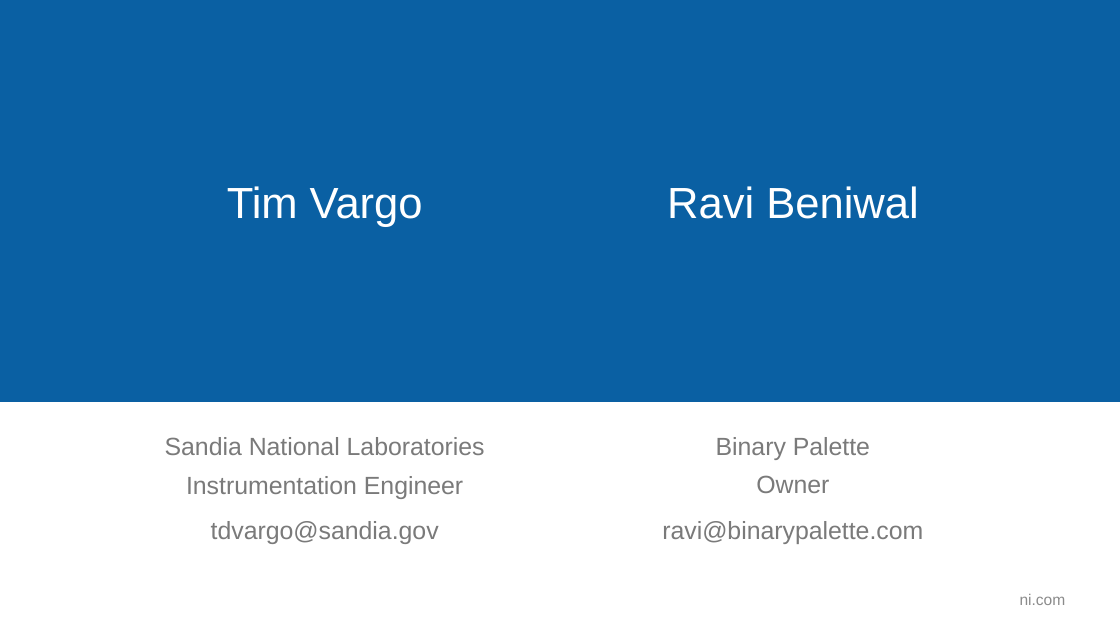
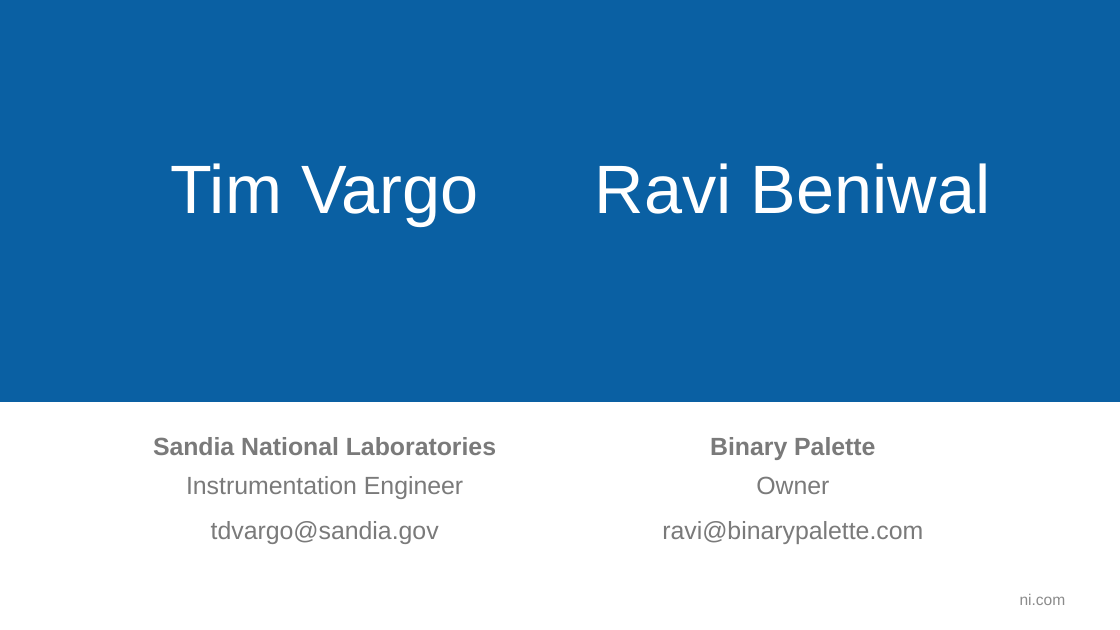
Before and after one commit to sandialabs/LVTM, a slide deck: slide 6 of Documentation/LVTM_NIWeek_2017.pptx. Drawn at 1120x630 pixels with LibreOffice and Linux fonts; fonts in the diff are those of the drawing; background and template pictures are left out. Boxes give left, top, right and bottom in pixels: in the first picture for what was removed or moved away, otherwise in the second. Text is boxed around its words. In the diff, an @@ line names an element or a change of style, - is before the commit and + after.

```diff
--- a/Documentation/LVTM_NIWeek_2017.pptx
+++ b/Documentation/LVTM_NIWeek_2017.pptx
@@ title "Tim Vargo" at [171, 163, 479, 225]: size 28 to 44 pt @@
@@ text "Ravi Beniwal" at [595, 163, 991, 214]: size 28 to 44 pt @@
@@ text "Sandia National Laboratories" at [153, 437, 496, 455]: bold on @@
@@ text "Binary Palette" at [710, 437, 875, 460]: bold on @@
```
Also in this commit, not shown: 4 other slides changed, 9 slides added, 1 slide removed.
